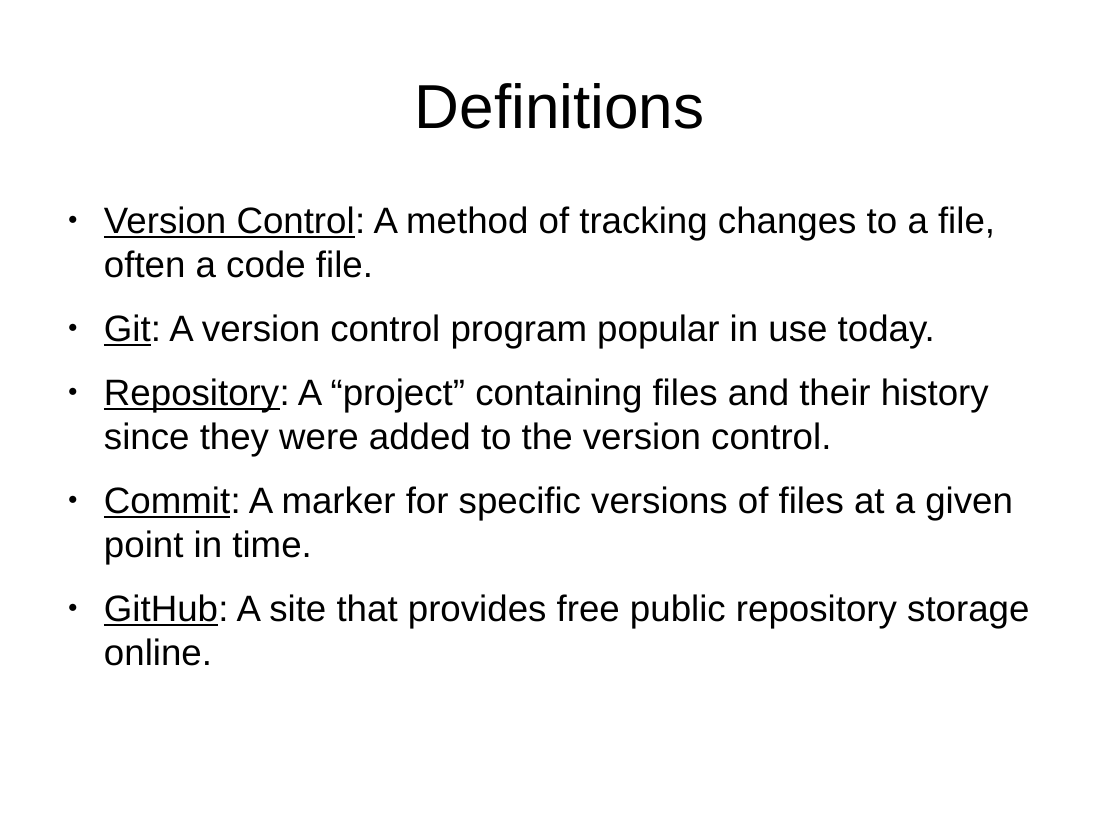
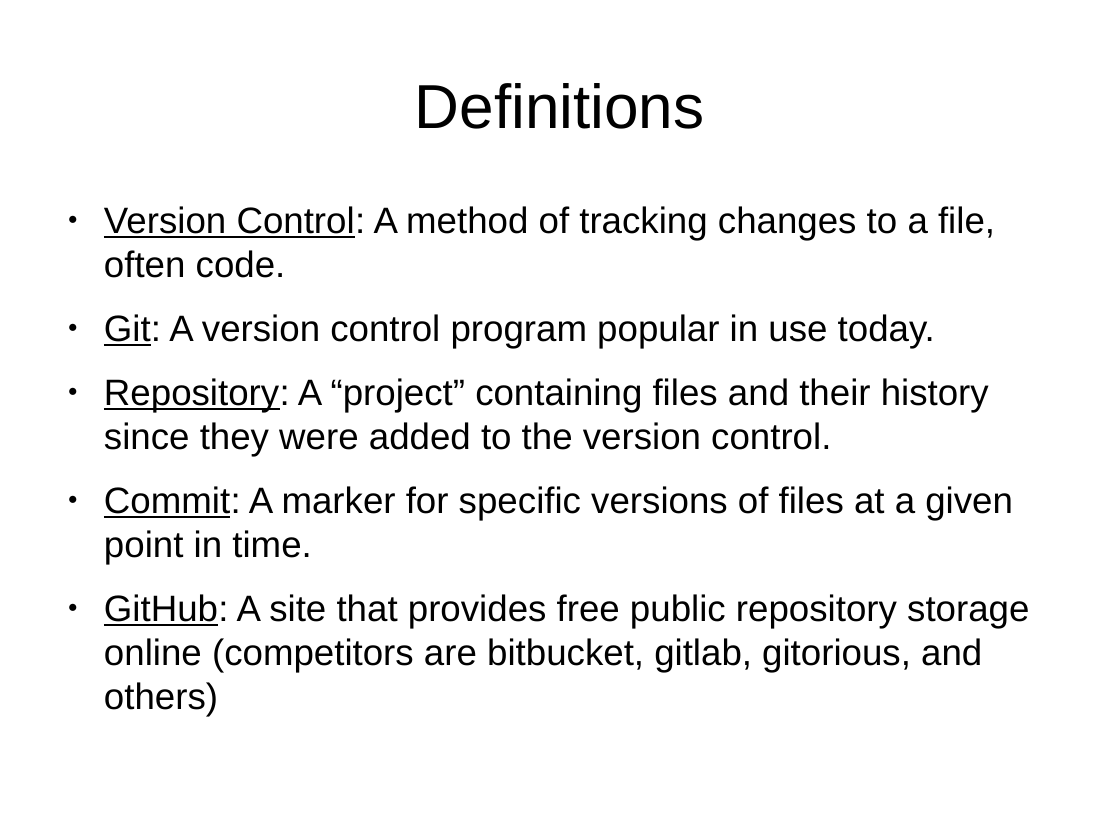
Before and after one commit to zygos/LectureOne, a slide deck: slide 2 of slides.odp. Drawn at 1120x840 pixels with LibreOffice and Linux fonts; fonts in the diff are those of the drawing. Boxes give left, top, right and bottom in pixels: in the first picture for what was removed or moved away, otherwise in the second. Text is boxed around its words. In the diff, an @@ line names an element or a change of style, - is before the commit and + after.

```diff
--- a/slides.odp
+++ b/slides.odp
@@ text at (104,206,995,278): text changed @@
-● Version Control: A method of tracking changes to a file, often a code file.
+● Version Control: A method of tracking changes to a file, often code.
@@ text at (104,594,1029,672): text changed @@
-● GitHub: A site that provides free public repository storage online.
+● GitHub: A site that provides free public repository storage online (competitors are bitbucket, gitlab, gitorious, and others)
```
Also in this commit, not shown: 6 other slides changed.
